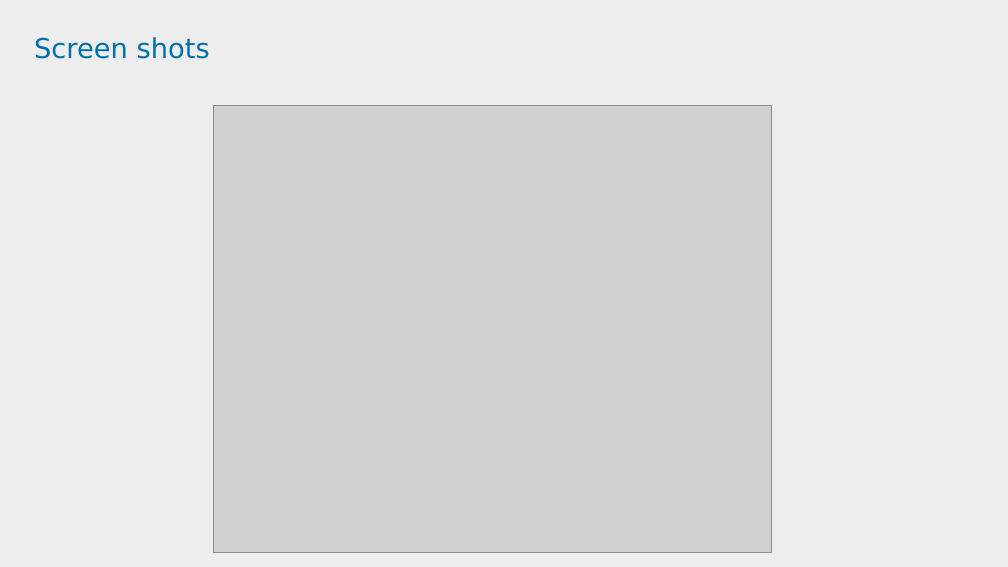
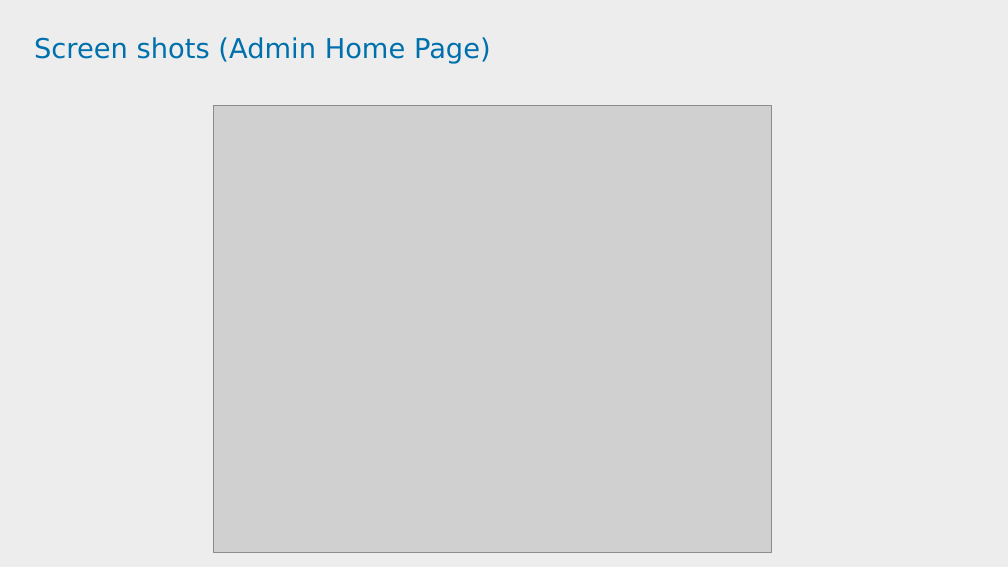
Before and after one commit to tusharp8764/project, a slide deck: slide 21 of Policy Endorsement PPT--FINAL.pptx (slide 20 before the commit). Drawn at 1008x567 pixels with LibreOffice and Linux fonts; fonts in the diff are those of the drawing; grey boxes stand for pictures; background and template pictures are left out. Boxes give left, top, right and bottom in pixels: in the first picture for what was removed or moved away, otherwise in the second. Text is boxed around its words. In the diff, an @@ line names an element or a change of style, - is before the commit and + after.

```diff
--- a/Policy Endorsement PPT--FINAL.pptx
+++ b/Policy Endorsement PPT--FINAL.pptx
@@ title at (34,37,491,64): text changed @@
-Screen shots
+Screen shots (Admin Home Page)
```
Also in this commit, not shown: 10 other slides changed, 1 slide added.
